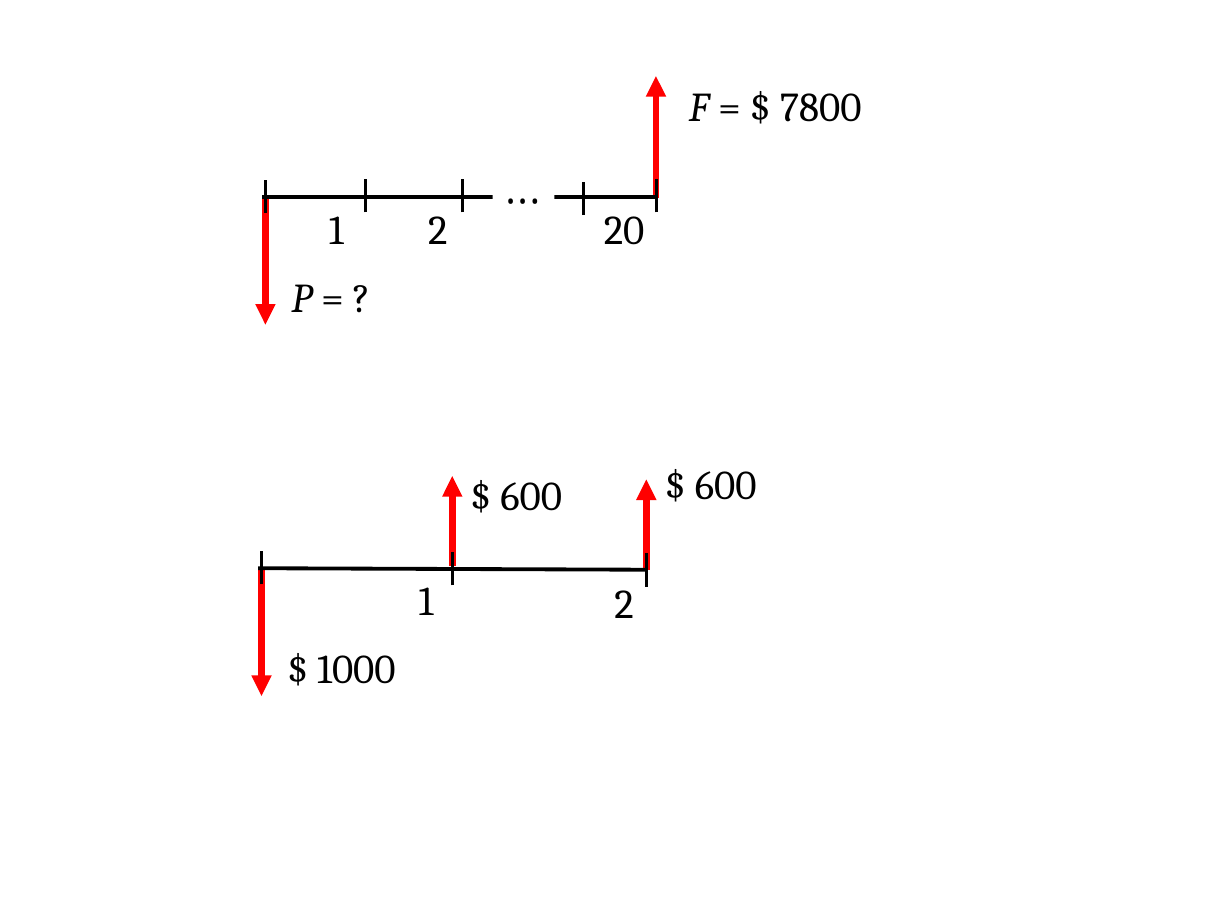
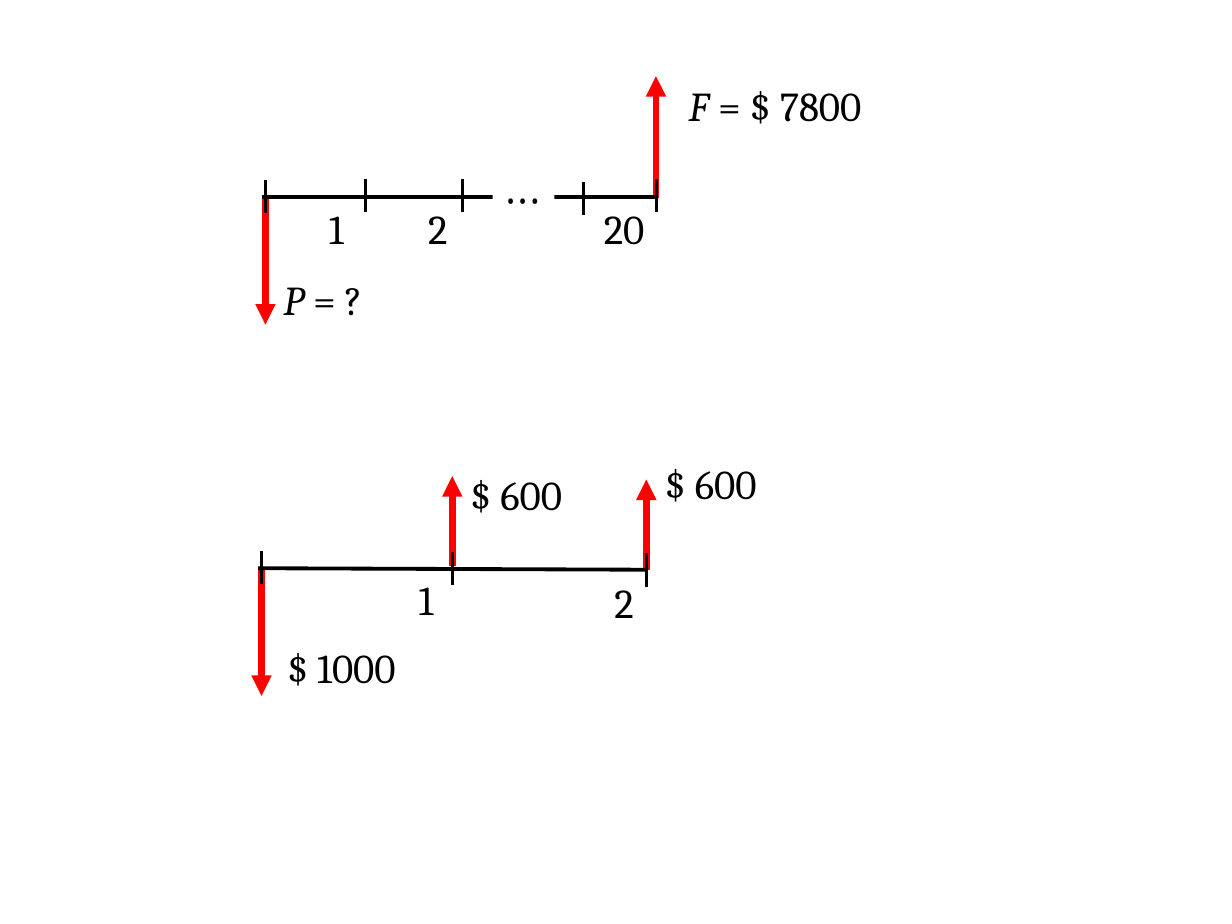
Before and after one commit to hagarciag/ingenieria-economica, a slide deck: slide 9 of images/graficas.pptx. Drawn at 1232x924 pixels with LibreOffice and Linux fonts; fonts in the diff are those of the drawing. Boxes give left, top, right and bottom in pixels: in the first picture for what was removed or moved away, otherwise in the second. Text is boxed around its words. In the diff, an @@ line names an element or a change of style, - is before the commit and + after.

```diff
--- a/images/graficas.pptx
+++ b/images/graficas.pptx
@@ text "P = ?": place and size @@
-text "P = ?" at bbox=[291, 284, 312, 312]
+text "P = ?" at bbox=[283, 287, 304, 315]
@@ text "P = ?" at bbox=[283, 287, 304, 315]: alignment left to centre @@
```
Also in this commit, not shown: 4 other slides changed, 7 other files.
